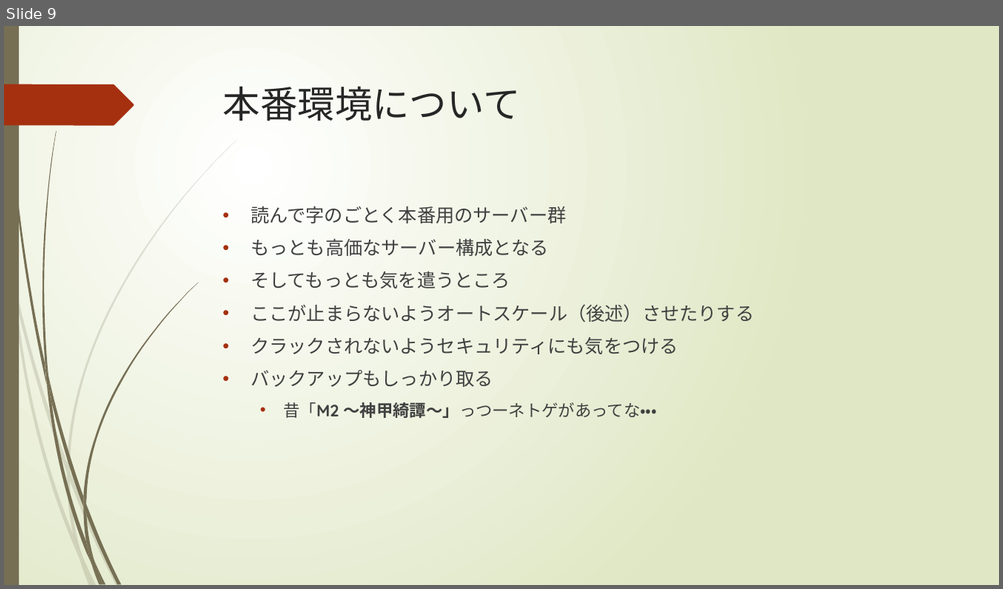
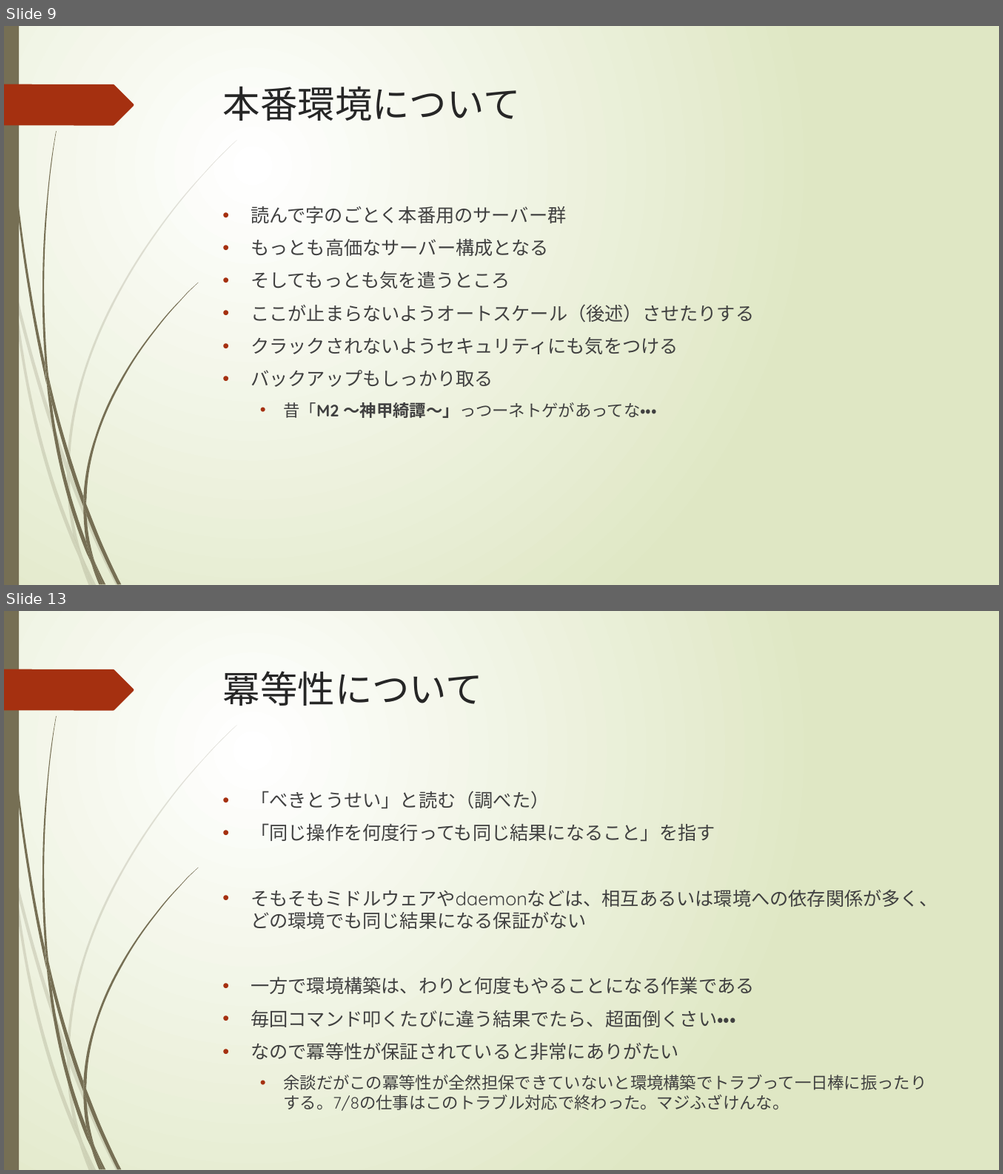
Before and after one commit to gallu/SchoolGameServer, a slide deck: Lessons/lesson9/docs/Lesson9.pptx. Shown one above the other, each under a label of ours: slide 9 before the commit, slides 9 and 13 after it; the slides between them are not shown. The pictures are 1003x589 and 1003x1174 pixels, drawn with LibreOffice and Linux fonts; fonts in the diff are those of the drawing. Boxes give left, top, right and bottom in pixels: in the first picture for what was removed or moved away, otherwise in the second. Text is boxed around its words. In the diff, an @@ line names an element or a change of style, - is before the commit and + after.

```diff
--- a/Lessons/lesson9/docs/Lesson9.pptx
+++ b/Lessons/lesson9/docs/Lesson9.pptx
@@ slide 13 added at (4,611,999,1170), background gradient #FFFFFF to #DFE8C4; not listed: 24 template elements that a slide beside it also shows @@
@@ title added at (223,671,483,706), 36 pt, text #262626 @@
+冪等性について
@@ text added at (250,791,937,1091), 18 pt, text #404040 @@
+• 「べきとうせい」と読む（調べた）
+• 「同じ操作を何度行っても同じ結果になること」を指す
+• そもそもミドルウェアやdaemonなどは、相互あるいは環境への依存関係が多く、どの環境でも同じ結果になる保証がない
+• 一方で環境構築は、わりと何度もやることになる作業である
+• 毎回コマンド叩くたびに違う結果でたら、超面倒くさい・・・
+• なので冪等性が保証されていると非常にありがたい
+  • 余談だがこの冪等性が全然担保できていないと環境構築でトラブって一日棒に振ったりする。7/8の仕事はこのトラブル対応で終わった。マジふざけんな。
```
Also in this commit, not shown: 1 slide changed, 8 other slides added.
